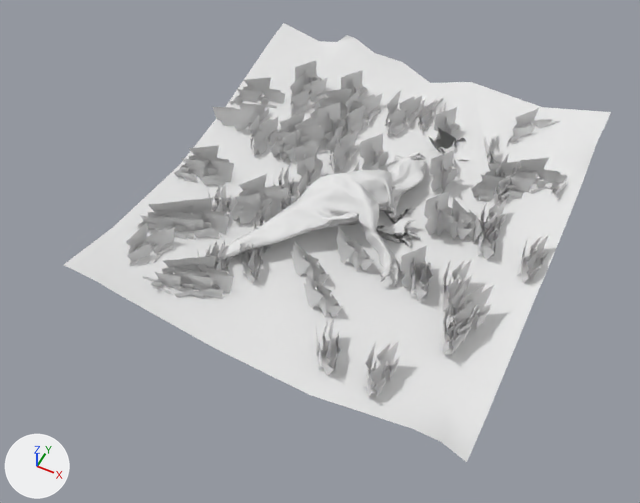
One commit to the glTF model client/public/models/Dinosaur/1/Dino.gltf: the scene before it, then after it.
The view is the same before and after, from a 50 mm lens placed at (4.05, -9.36, 12.04), pointed at (-0.19, -0.88, 1.45). The lights are fixed; the arrows at lower left show +X, +Y and +Z. The first picture is the older version. Where no turn or scale is listed for an object, it has been applied to the vertices.

Objects in the first picture: 'Dry Grass 4.012', 'Dry Grass 4.035', 'Dry Grass 6.006', 'Dry Grass 6.007', 'Dry Grass 9.020', 'Dry Grass 9.022', 'Dry Grass 9.024', 'Dry Grass 9.025', 'Dry Grass 9.028', 'Dry Grass 9.030', 'Terrain', 'corp:Object_6' and 50 more.
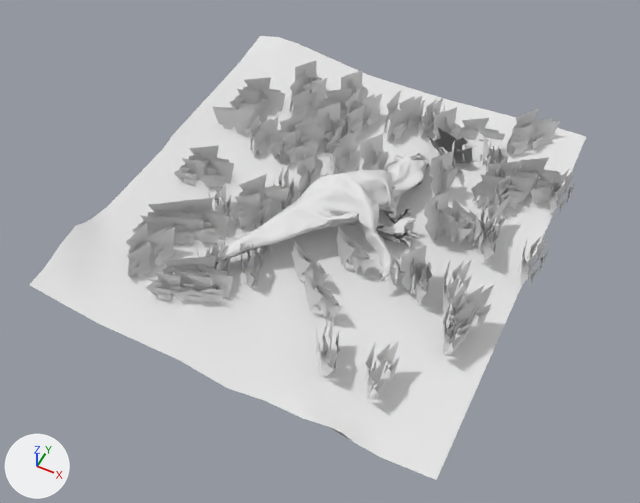
Location of each change, [x1, y1, x2, y2] in pixels of the pictures (640 x 503 px):
'Terrain', moved, turned, rescaled: before [64, 23, 611, 462]; after [29, 36, 586, 480]

The edits, one by one:
Object 'Terrain' (ob_terrain) moves from (4.75, -5.91, 0.56) to (-5.1, 5.68, 1.67).
Object 'Terrain' (ob_terrain) turns from (90, 0, -90) to (95, -3.2, 90) degrees about x, y and z.
Object 'Terrain' (ob_terrain) is rescaled from (0.0137, 0.0244, 0.0137) to (0.0141, 0.0141, 0.0141).
